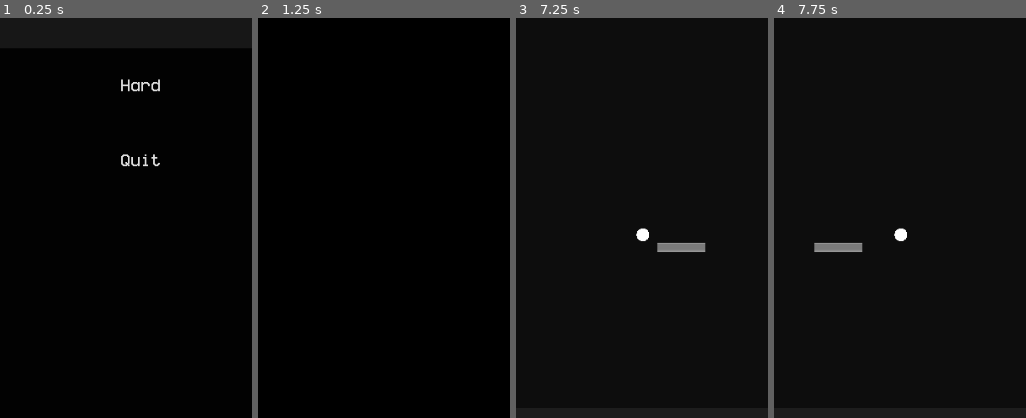
Above: before the commit, frames 1-4 (left to right).
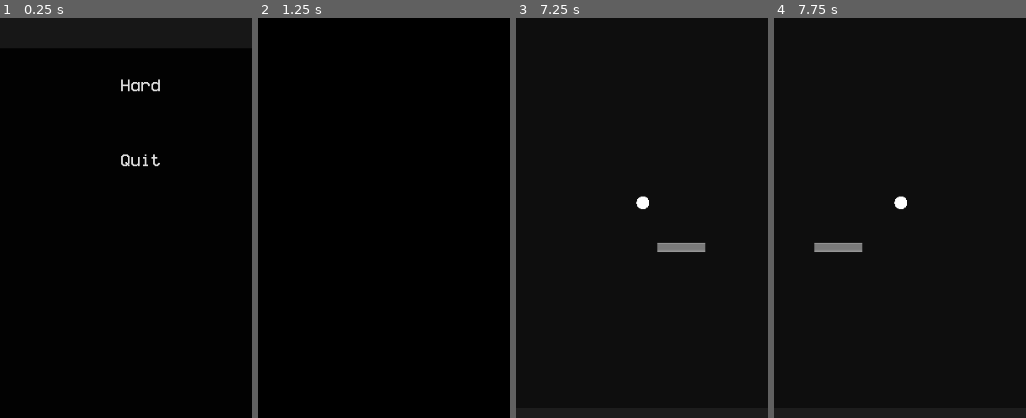
Above: after the commit, the same moments.

Repository: ProudFridge/Breakout
Game: Godot game, scene res://scenes/main_menu/main_menu.tscn
Two runs of this game, one before a commit and one after it. Both use one fixed random seed, a clock stepped at 60 frames per second and the inputs below. Sound files missing from this copy of the repository are replaced by a short silence.
Inputs (mouse positions are % of the whole screen's width and height, from its top left):
- Up to frame 1 (0.25 s): no input
- Up to frame 2 (1.25 s): click "Hard" at 0.5 s
- Up to frame 3 (7.25 s): click "Easy" at 1.25 s; click "Previous Level" at 2 s; click "Next Level" at 2.75 s; click "Next Level" at 3.5 s; tap Enter at 4.25 s; move the mouse to (45, 70) at 4.27 s; hold Up 4.28-5.78 s; tap Shift (dash) at 4.35, 5.85 s; click (45, 70) at 4.42 s; tap Space at 5 s; move the mouse to (80, 65) at 5.02 s; tap Alt at 5.1, 6.6 s; move the mouse to (20, 35) at 5.77 s; hold A (move_left) from 5.78 s (still down); move the mouse to (55, 50) at 6.52 s; click (55, 50) at 6.67 s
- Up to frame 4 (7.75 s): move the mouse to (35, 25) at 7.27 s; release A (move_left) at 7.28 s; hold Down from 7.28 s (still down); tap Shift (dash) at 7.35 s
The pictures show only the part of the screen within x 22-72%, y 46-96%; the shares and areas given below are measured in that part.

Frames 1-2 are identical in both runs. In frame 3, 0.3% of the frame differs, in the area x 47-53%, y 44-56%; in frame 4, 0.3%.

Commit message:
Fix the background ColorRect not filling in the screen properly

Diff:
--- a/project.godot
+++ b/project.godot
@@ -83,6 +83,11 @@
 "events": [Object(InputEventKey,"resource_local_to_scene":false,"resource_name":"","device":-1,"window_id":0,"alt_press …(192 unchanged characters)…
 ]
 }
+quit={
+"deadzone": 0.2,
+"events": [Object(InputEventKey,"resource_local_to_scene":false,"resource_name":"","device":-1,"window_id":0,"alt_pressed":false,"shift_pressed":false,"ctrl_pressed":false,"meta_pressed":false,"pressed":false,"keycode":0,"physical_keycode":96,"key_label":0,"unicode":96,"location":0,"echo":false,"script":null)
+]
+}
 
 [layer_names]
 
--- a/scenes/arena/arena.tscn
+++ b/scenes/arena/arena.tscn
@@ -7,16 +7,13 @@
 [ext_resource type="PackedScene" uid="uid://br1t2orfmy61y" path="res://scenes/managers/ability_manager/ability_manager.tscn" id="5_s83md"]
 [ext_resource type="Script" uid="uid://c08c1s1psljyd" path="res://scenes/arena/ui/blocks_left.gd" id="6_ii07k"]
 [ext_resource type="Script" uid="uid://b8i4rgwx54w7n" path="res://scenes/arena/ui/score_count.gd" id="6_jx0ua"]
-[ext_resource type="Shader" uid="uid://b3loogco4p3oe" path="res://scenes/arena/arena.gdshader" id="7_fv88w"]
 [ext_resource type="Script" uid="uid://blvoilddcboll" path="res://scenes/arena/ui/lives_left.gd" id="7_u52cf"]
 [ext_resource type="Script" uid="uid://ct5mrmcw5mlwc" path="res://scenes/arena/ui/ui.gd" id="7_vmsrg"]
 [ext_resource type="PackedScene" uid="uid://cy2vw61o3udh7" path="res://scenes/arena/grid_utility/grid_utility.tscn" id="7_xgbxb"]
 [ext_resource type="Script" uid="uid://c0jjhek854oit" path="res://scenes/arena/ui/restart_button.gd" id="9_6w4xk"]
 [ext_resource type="Script" uid="uid://cwo2b31ad2swj" path="res://scenes/arena/ui/next_level_button.gd" id="11_xgbxb"]
 [ext_resource type="Script" uid="uid://mf3gmufjrs3x" path="res://scenes/arena/ui/previous_level_button.gd" id="12_vmsrg"]
-
-[sub_resource type="ShaderMaterial" id="ShaderMaterial_hghty"]
-shader = ExtResource("7_fv88w")
+[ext_resource type="Script" uid="uid://bwxm8xtf20qli" path="res://scenes/arena/ui/pause_menu/pause_menu.gd" id="15_t3vx8"]
 
 [sub_resource type="StyleBoxFlat" id="StyleBoxFlat_6w4xk"]
 bg_color = Color(0.32544068, 0.32544097, 0.32544082, 1)
@@ -49,6 +46,18 @@
 position = Vector2(317, 503)
 zoom = Vector2(0.95, 0.95)
 
+[node name="Background" type="CanvasLayer" parent="." unique_id=607154934]
+layer = -1
+follow_viewport_enabled = true
+
+[node name="ColorRect" type="ColorRect" parent="Background" unique_id=666888782]
+anchors_preset = 15
+anchor_right = 1.0
+anchor_bottom = 1.0
+grow_horizontal = 2
+grow_vertical = 2
+color = Color(0.056291588, 0.056291603, 0.056291595, 1)
+
 [node name="CanvasLayer" type="CanvasLayer" parent="." unique_id=1736970156]
 layer = -1
 follow_viewport_enabled = true
@@ -64,16 +73,6 @@
 blockManager = NodePath("../../BlockManager")
 gameManager = NodePath("../../GameManager")
 grid_utility = NodePath("GridUtility")
-
-[node name="ColorRect" type="ColorRect" parent="CanvasLayer/UI" unique_id=1422778023]
-material = SubResource("ShaderMaterial_hghty")
-layout_mode = 1
-anchors_preset = 15
-anchor_right = 1.0
-anchor_bottom = 1.0
-grow_horizontal = 2
-grow_vertical = 2
-color = Color(0.050980393, 0.050980393, 0.050980393, 1)
 
 [node name="Header" type="Panel" parent="CanvasLayer/UI" unique_id=1684772623]
 layout_mode = 1
@@ -259,3 +258,29 @@
 text = "Previous Level"
 script = ExtResource("12_vmsrg")
 gameManager = NodePath("../../../../GameManager")
+
+[node name="PauseMenu" type="CanvasLayer" parent="." unique_id=2006036382]
+visible = false
+script = ExtResource("15_t3vx8")
+
+[node name="VBoxContainer" type="VBoxContainer" parent="PauseMenu" unique_id=124181593]
+process_mode = 3
+anchors_preset = 8
+anchor_left = 0.5
+anchor_top = 0.5
+anchor_right = 0.5
+anchor_bottom = 0.5
+offset_left = -20.0
+offset_top = -20.0
+offset_right = 20.0
+offset_bottom = 20.0
+grow_horizontal = 2
+grow_vertical = 2
+
+[node name="Button" type="Button" parent="PauseMenu/VBoxContainer" unique_id=586147441]
+layout_mode = 2
+text = "test"
+
+[node name="Button2" type="Button" parent="PauseMenu/VBoxContainer" unique_id=1358976856]
+layout_mode = 2
+text = "test"
--- /dev/null
+++ b/scenes/arena/ui/pause_menu/pause_menu.gd
@@ -0,0 +1,12 @@
+extends CanvasLayer
+
+
+# Called when the node enters the scene tree for the first time.
+func _ready() -> void:
+	hide()
+
+
+func _input(event: InputEvent) -> void:
+	if event.is_action_pressed("escape"):
+		get_tree().paused = true
+		visible = !visible
--- /dev/null
+++ b/scenes/arena/ui/pause_menu/v_box_container.gd
@@ -0,0 +1,11 @@
+extends VBoxContainer
+
+
+# Called when the node enters the scene tree for the first time.
+func _ready() -> void:
+	pass # Replace with function body.
+
+
+# Called every frame. 'delta' is the elapsed time since the previous frame.
+func _process(delta: float) -> void:
+	pass
--- a/scenes/arena/ui/ui.gd
+++ b/scenes/arena/ui/ui.gd
@@ -4,7 +4,6 @@
 @export var gameManager: GameManager
 @export var grid_utility: GridUtility
 @onready var lost_screen: Panel = $LostScreen
-@onready var color_rect: ColorRect = $ColorRect
 var blockAmountX: int = 10
 var blockAmountY: int = 10
 
--- a/scenes/ball/ball.gd
+++ b/scenes/ball/ball.gd
@@ -85,7 +85,7 @@
 
 ## Resets the ball's position and clears the trail
 func reset_ball() -> void:
-	position = initial_position
+	position = initial_position - Vector2(0, 40)
 	$TrailComponent.clear()
 	velocity = Vector2.ZERO
 
--- a/scenes/singletons/Dev/dev.gd
+++ b/scenes/singletons/Dev/dev.gd
@@ -2,5 +2,5 @@
 
 func _input(event: InputEvent) -> void:
 	if OS.is_debug_build():
-		if event.is_action_pressed("escape"):
+		if event.is_action_pressed("quit"):
 			get_tree().quit()
Not shown, added: scenes/arena/ui/pause_menu/pause_menu.gd.uid
Not shown, added: scenes/arena/ui/pause_menu/v_box_container.gd.uid
